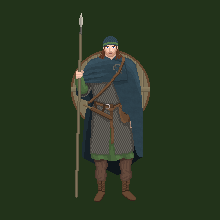
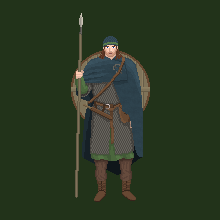
Layers edited between the first and the second 220 x 220 image:
painted on "Background" over 85, 83, 132, 198
